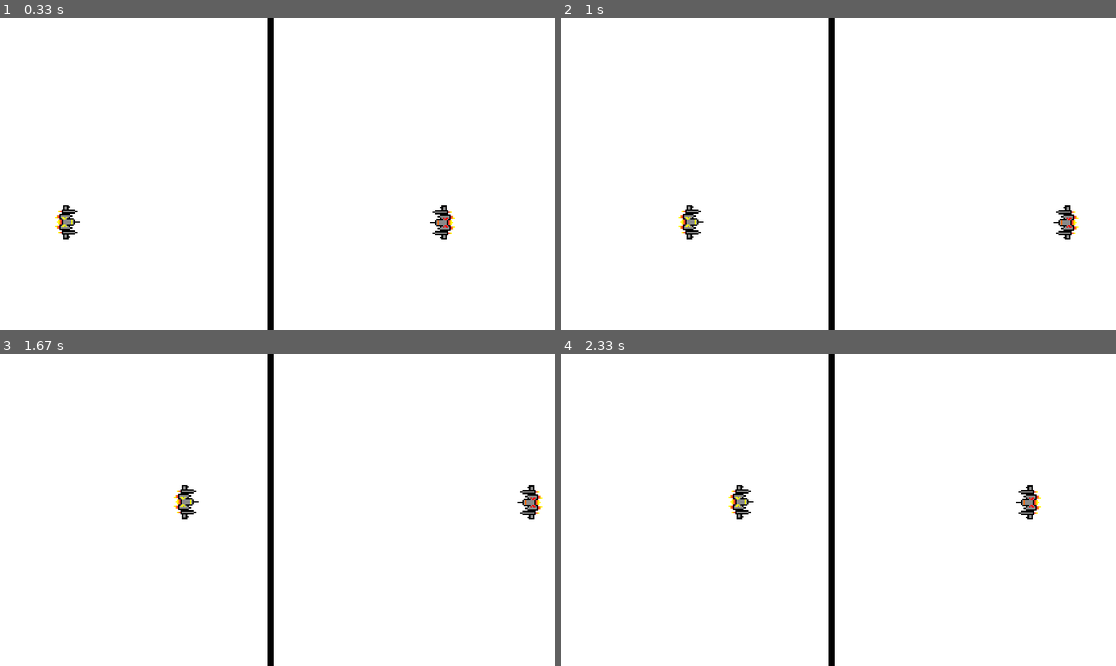
Above: before the commit, frames 1-4 (two rows, left to right).
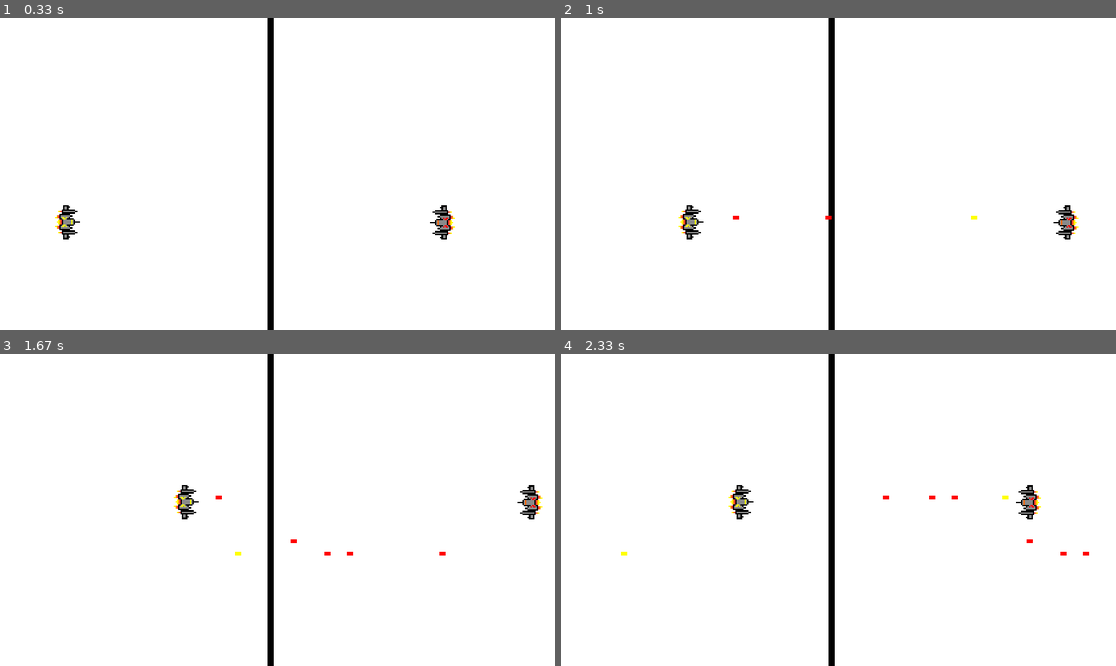
Above: after the commit, the same moments.

Repository: RandomRanga/PyGame_FirstGame
Game: pygame game, started from main.py
Same seed, same stepped clock (60 frames per second), same inputs: the game is played once before the commit and once after it.
Inputs:
- Up to frame 1 (0.33 s): no input
- Up to frame 2 (1 s): tap Ctrl at 0.33, 0.73 s; hold Right from 0.67 s (still down); hold D from 0.67 s (still down); tap Right Ctrl at 0.82 s
- Up to frame 3 (1.67 s): tap Ctrl at 1.03, 1.23, 1.57 s; release Right at 1.13 s; release D at 1.13 s; hold Up 1.17-1.47 s; hold W 1.17-1.47 s; hold Right from 1.5 s (still down); hold D from 1.5 s (still down)
- Up to frame 4 (2.33 s): tap Ctrl at 1.87, 2.07 s; release Right at 1.97 s; release D at 1.97 s; hold Left from 2 s (still down); hold A from 2 s (still down); tap Right Ctrl at 2.15 s

Frame 1 is identical in both runs. In frame 2, less than 0.1% of the frame differs, in the area x 30-75%, y 63-65%; in frame 3, less than 0.1%; in frame 4, 0.1%, in the area x 10-96%, y 45-65%.

Commit message:
Bullets can now been fired and seen.

Diff:
--- a/main.py
+++ b/main.py
@@ -12,6 +12,8 @@
 #Color white
 WHITE = (255,255,255)
 BLACK = (0,0,0)
+YELLOW = (255, 255, 0)
+RED = (255, 0, 0)
 
 BORDER_WIDTH = 10
 BORDER = pygame.Rect(WIDTH/2 - BORDER_WIDTH, 0, BORDER_WIDTH, HEIGHT)
@@ -30,7 +32,7 @@
 RED_SPACESHIP = pygame.transform.rotate(pygame.transform.scale(RED_SPACESHIP_IMAGE, (SPACESHIP_WIDTH,SPACESHIP_HEIGHT)), 270)
 
 
-def draw_window(yellow, red):
+def draw_window(yellow, red, red_bullets, yellow_bullets):
     #Gives the window a background
     WIN.fill(WHITE)
 
@@ -40,6 +42,14 @@
 
     #draws border use .draw as it is a simple shape not an image
     pygame.draw.rect(WIN, BLACK, BORDER)
+
+
+    for bullet in yellow_bullets:
+        pygame.draw.rect(WIN, YELLOW, bullet)
+
+    for bullet in red_bullets:
+        pygame.draw.rect(WIN, RED, bullet)
+
 
     #Updates the display
     pygame.display.update()
@@ -70,6 +80,23 @@
     #moves yellow ship down if down arrow is pressed. Ensures can't move out of window.
     if keys_pressed[pygame.K_DOWN]and red.y + VELOCITY + red.height < HEIGHT - 15: #down key
         red.y += VELOCITY
+
+
+
+
+def handle_bullets(yellow_bullets, red_bullets, yellow, red):
+    for bullet in yellow_bullets:
+        bullet.x += BULLET_VELOCITY
+
+    for bullet in red_bullets:
+        bullet.x -= BULLET_VELOCITY
+
+
+
+
+
+
+
 
 
 #Main function
@@ -108,7 +135,6 @@
                     bullet = pygame.Rect(red.x, red.y + yellow.height/2 - 3, 10, 6)
                     red_bullets.append(bullet)
 
-        print(red_bullets, yellow_bullets)
 
         #Tells us which keys are being pressed/ held down
         keys_pressed = pygame.key.get_pressed()
@@ -116,9 +142,10 @@
         yellow_handle_movement(keys_pressed, yellow)
         red_handle_movement(keys_pressed, red)
 
+        handle_bullets(yellow_bullets, red_bullets, yellow, red)
 
         #runs draw window fuction with red and yellow passed in.
-        draw_window(yellow, red)
+        draw_window(yellow, red, yellow_bullets, red_bullets)
 
 
     pygame.quit()
